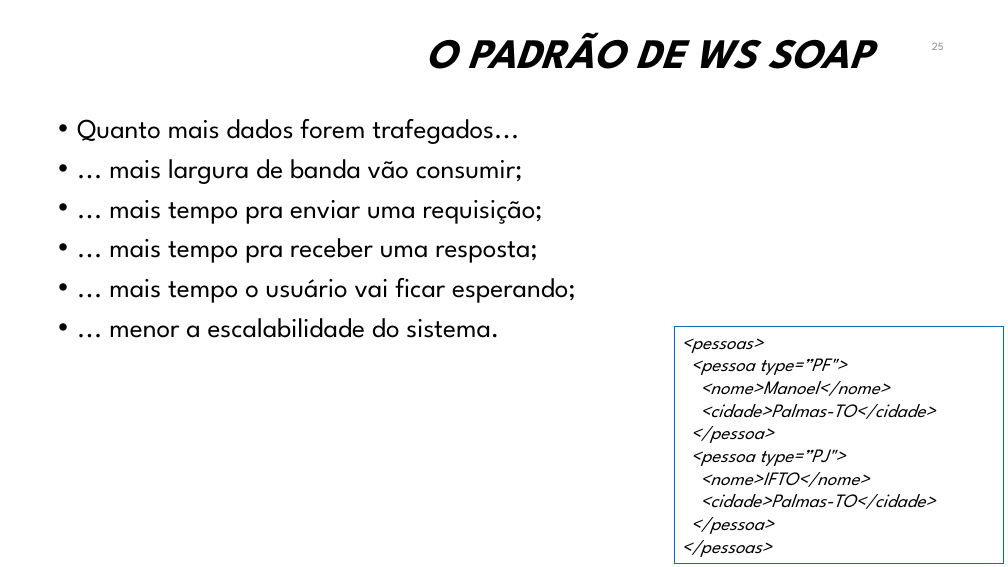
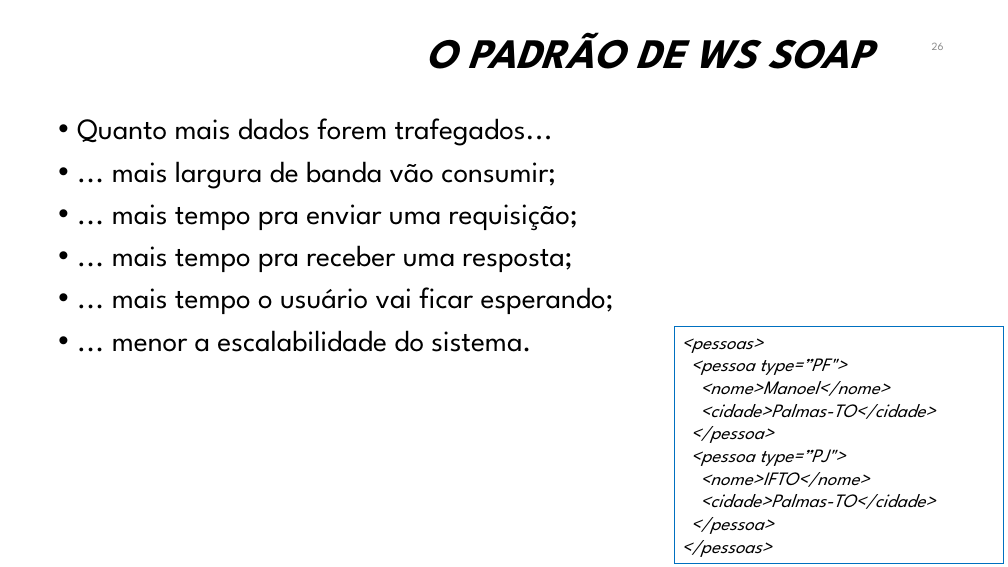
Before and after one commit to manoelcampos/sistemas-distribuidos, a slide deck: slide 26 of projects/08-webservices/webservices.pptx (slide 25 before the commit). Drawn at 1008x567 pixels with LibreOffice and Linux fonts; fonts in the diff are those of the drawing; background and template pictures are left out. Boxes give left, top, right and bottom in pixels: in the first picture for what was removed or moved away, otherwise in the second. Text is boxed around its words. In the diff, an @@ line names an element or a change of style, - is before the commit and + after.

```diff
--- a/projects/08-webservices/webservices.pptx
+++ b/projects/08-webservices/webservices.pptx
@@ page number at [932,42,944,50]: text changed @@
-25
+26
@@ text "Quanto mais dados forem trafegados..." at [77,118,614,352]: size 26 to 28 pt @@
```
Also in this commit, not shown: 8 other slides changed, 1 slide added.
